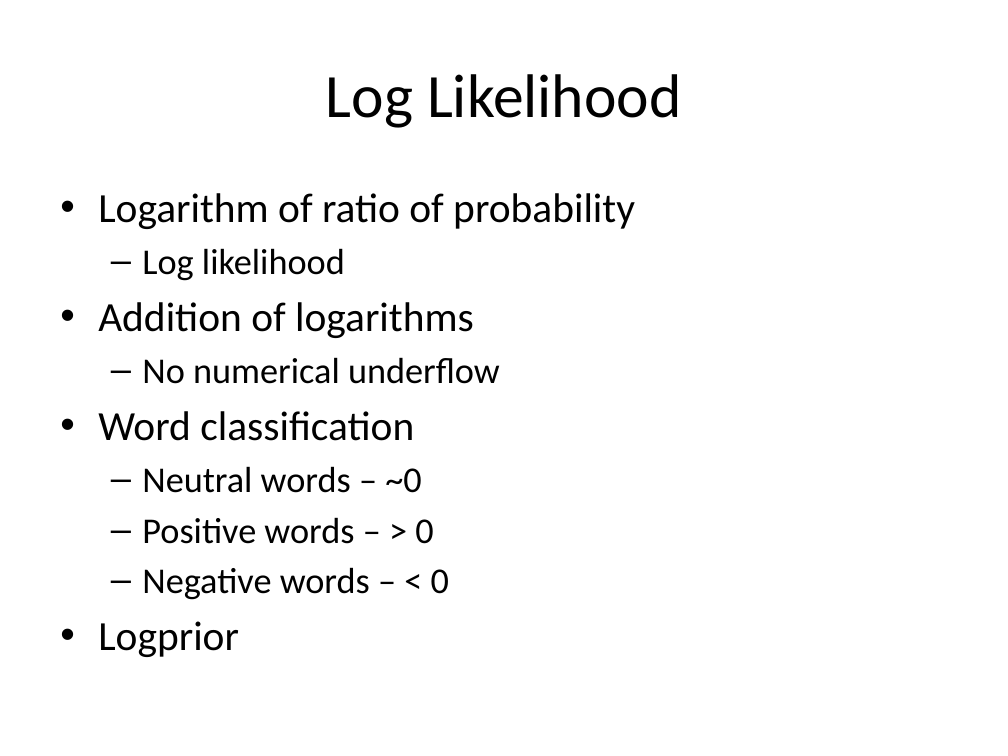
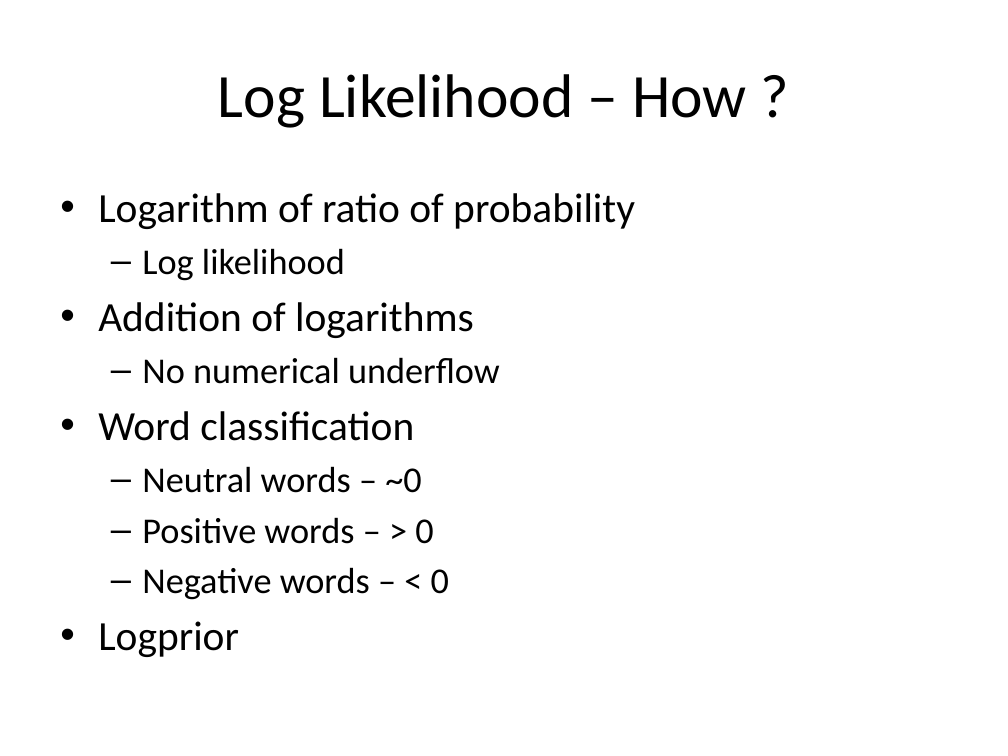
Before and after one commit to look4pritam/ArtificialIntelligence, a slide deck: slide 22 of MachineLearning/NaiveBayes/NaiveBayes.pptx. Drawn at 1008x756 pixels with LibreOffice and Linux fonts; fonts in the diff are those of the drawing. Boxes give left, top, right and bottom in pixels: in the first picture for what was removed or moved away, otherwise in the second. Text is boxed around its words. In the diff, an @@ line names an element or a change of style, - is before the commit and + after.

```diff
--- a/MachineLearning/NaiveBayes/NaiveBayes.pptx
+++ b/MachineLearning/NaiveBayes/NaiveBayes.pptx
@@ title at (218,74,747,128): text changed @@
-Log Likelihood
+Log Likelihood – How ?
```
Also in this commit, not shown: 3 other slides changed.
